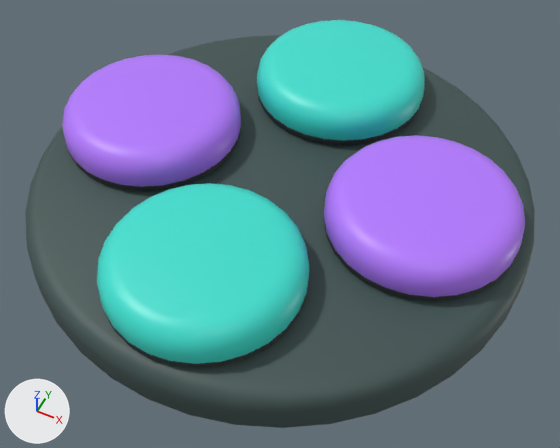
Two versions of the glTF model cockpit/art/controls/simon_pad.glb, one commit apart.
Camera for both pictures: a 50 mm camera at (0.0922, -0.1845, 0.2237) aimed at (0.0055, -0.0111, 0.0069). Every picture has the same lights, and +X, +Y and +Z are marked at lower left. The older version comes first. Vertices at exactly the same position are counted once.

Names of what the first picture shows: 'Cap_right_down', 'Cap_right_left', 'Cap_right_right', 'Cap_right_up', 'Plate', 'Ring_right_down', 'Ring_right_left', 'Ring_right_right', 'Ring_right_up'.
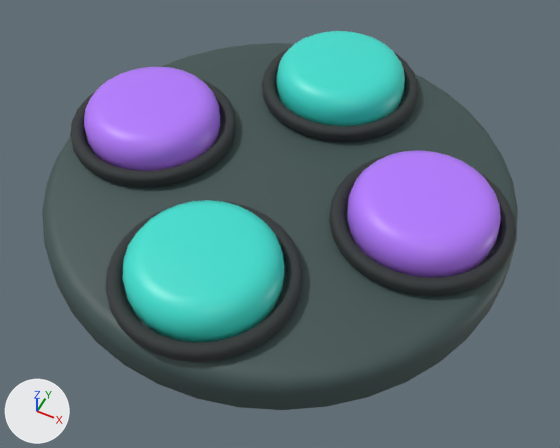
What differs and where, as boxes [x1, y1, x2, y2] in the pictures (560 x 448 px; the box of a moved part takes in the faces that stretch with it):
'Plate', rescaled (7% narrower, 7% shorter): before [25, 35, 535, 428]; after [42, 43, 518, 410]
'Cap_right_down', reshaped (24% narrower, 21% shorter): before [97, 183, 309, 364]; after [123, 200, 284, 343]
'Cap_right_right', reshaped (23% narrower, 21% shorter): before [324, 135, 525, 297]; after [347, 150, 501, 278]
'Cap_right_left', reshaped (23% narrower, 21% shorter): before [63, 55, 241, 187]; after [84, 67, 220, 171]
'Cap_right_up', reshaped (24% narrower, 24% shorter): before [257, 20, 425, 146]; after [277, 31, 405, 126]
'Ring_right_up', reshaped (mostly hidden before): before [257, 87, 423, 146]; after [262, 46, 418, 142]
part 6 of me_ring_right_down, moved or reshaped (mostly hidden before): before [104, 280, 309, 368]; after [106, 200, 303, 362]
part 7 of me_ring_right_left, moved or reshaped (mostly hidden before): before [68, 128, 241, 192]; after [70, 78, 236, 188]
part 8 of me_ring_right_right, moved or reshaped (mostly hidden before): before [324, 221, 518, 301]; after [329, 156, 516, 296]

Patch to the scene script:
```diff
--- a/cockpit/art/controls/simon_pad.glb.py
+++ b/cockpit/art/controls/simon_pad.glb.py
@@ me_cap_right_down @@
-me_cap_right_down.from_pydata(...)  # 280 vertices, 556 faces; spans x -0.0341..0.0341, y -0.0341..0.0341, z -0.02..0.0
+me_cap_right_down.from_pydata(...)  # 280 vertices, 556 faces; spans x -0.026..0.026, y -0.026..0.026, z -0.02..0.0
+# me_cap_right_down part 1: 280 of 280 vertices moved; they spanned x -0.0341..0.0341, y -0.0341..0.0341, z -0.02..0.0 and now span x -0.026..0.026, y -0.026..0.026, z -0.02..0.0; mean shift (0.0, 0.0, 0.0)
 me_cap_right_down.materials.append(mat_ck2_cap_right_down)
@@ me_cap_right_left @@
-me_cap_right_left.from_pydata(...)  # 280 vertices, 556 faces; spans x -0.0341..0.0341, y -0.0341..0.0341, z -0.02..0.0
+me_cap_right_left.from_pydata(...)  # 280 vertices, 556 faces; spans x -0.026..0.026, y -0.026..0.026, z -0.02..0.0
+# me_cap_right_left part 2: 280 of 280 vertices moved; they spanned x -0.0341..0.0341, y -0.0341..0.0341, z -0.02..0.0 and now span x -0.026..0.026, y -0.026..0.026, z -0.02..0.0; mean shift (0.0, 0.0, 0.0)
 me_cap_right_left.materials.append(mat_ck2_cap_right_left)
@@ me_cap_right_right @@
-me_cap_right_right.from_pydata(...)  # 280 vertices, 556 faces; spans x -0.0341..0.0341, y -0.0341..0.0341, z -0.02..0.0
+me_cap_right_right.from_pydata(...)  # 280 vertices, 556 faces; spans x -0.026..0.026, y -0.026..0.026, z -0.02..0.0
+# me_cap_right_right part 3: 280 of 280 vertices moved; they spanned x -0.0341..0.0341, y -0.0341..0.0341, z -0.02..0.0 and now span x -0.026..0.026, y -0.026..0.026, z -0.02..0.0; mean shift (0.0, 0.0, 0.0)
 me_cap_right_right.materials.append(mat_ck2_cap_right_right)
@@ me_cap_right_up @@
-me_cap_right_up.from_pydata(...)  # 280 vertices, 556 faces; spans x -0.0341..0.0341, y -0.0341..0.0341, z -0.02..0.0
+me_cap_right_up.from_pydata(...)  # 280 vertices, 556 faces; spans x -0.026..0.026, y -0.026..0.026, z -0.02..0.0
+# me_cap_right_up part 4: 280 of 280 vertices moved; they spanned x -0.0341..0.0341, y -0.0341..0.0341, z -0.02..0.0 and now span x -0.026..0.026, y -0.026..0.026, z -0.02..0.0; mean shift (0.0, 0.0, 0.0)
 me_cap_right_up.materials.append(mat_ck2_cap_right_up)
@@ me_plate @@
-me_plate.from_pydata(...)  # 400 vertices, 796 faces; spans x -0.094..0.094, y -0.094..0.094, z 0.0..0.02
+me_plate.from_pydata(...)  # 400 vertices, 796 faces; spans x -0.088..0.088, y -0.088..0.088, z 0.0..0.02
+# me_plate part 5: the whole mesh is scaled about its middle by (0.934, 0.934, 1)
 me_plate.materials.append(mat_ck2_ctl_simonplate)
@@ me_ring_right_down @@
-me_ring_right_down.from_pydata(...)  # 560 vertices, 1120 faces; spans x -0.034..0.034, y -0.034..0.034, z 0.0..0.006
+me_ring_right_down.from_pydata(...)  # 560 vertices, 1120 faces; spans x -0.032..0.032, y -0.032..0.032, z 0.0..0.006
+# me_ring_right_down part 6: 560 of 560 vertices moved; they spanned x -0.034..0.034, y -0.034..0.034, z 0.0..0.006 and now span x -0.032..0.032, y -0.032..0.032, z 0.0..0.006; mean shift (0.0, 0.0, 0.0)
 me_ring_right_down.materials.append(mat_ck2_ctl_rubber)
@@ me_ring_right_left @@
-me_ring_right_left.from_pydata(...)  # 560 vertices, 1120 faces; spans x -0.034..0.034, y -0.034..0.034, z 0.0..0.006
+me_ring_right_left.from_pydata(...)  # 560 vertices, 1120 faces; spans x -0.032..0.032, y -0.032..0.032, z 0.0..0.006
+# me_ring_right_left part 7: 560 of 560 vertices moved; they spanned x -0.034..0.034, y -0.034..0.034, z 0.0..0.006 and now span x -0.032..0.032, y -0.032..0.032, z 0.0..0.006; mean shift (0.0, 0.0, 0.0)
 me_ring_right_left.materials.append(mat_ck2_ctl_rubber)
@@ me_ring_right_right @@
-me_ring_right_right.from_pydata(...)  # 560 vertices, 1120 faces; spans x -0.034..0.034, y -0.034..0.034, z 0.0..0.006
+me_ring_right_right.from_pydata(...)  # 560 vertices, 1120 faces; spans x -0.032..0.032, y -0.032..0.032, z 0.0..0.006
+# me_ring_right_right part 8: 560 of 560 vertices moved; they spanned x -0.034..0.034, y -0.034..0.034, z 0.0..0.006 and now span x -0.032..0.032, y -0.032..0.032, z 0.0..0.006; mean shift (0.0, 0.0, 0.0)
 me_ring_right_right.materials.append(mat_ck2_ctl_rubber)
@@ me_ring_right_up @@
-me_ring_right_up.from_pydata(...)  # 560 vertices, 1120 faces; spans x -0.034..0.034, y -0.034..0.034, z 0.0..0.006
+me_ring_right_up.from_pydata(...)  # 560 vertices, 1120 faces; spans x -0.032..0.032, y -0.032..0.032, z 0.0..0.006
+# me_ring_right_up part 9: 560 of 560 vertices moved; they spanned x -0.034..0.034, y -0.034..0.034, z 0.0..0.006 and now span x -0.032..0.032, y -0.032..0.032, z 0.0..0.006; mean shift (0.0, 0.0, 0.0)
 me_ring_right_up.materials.append(mat_ck2_ctl_rubber)
```
